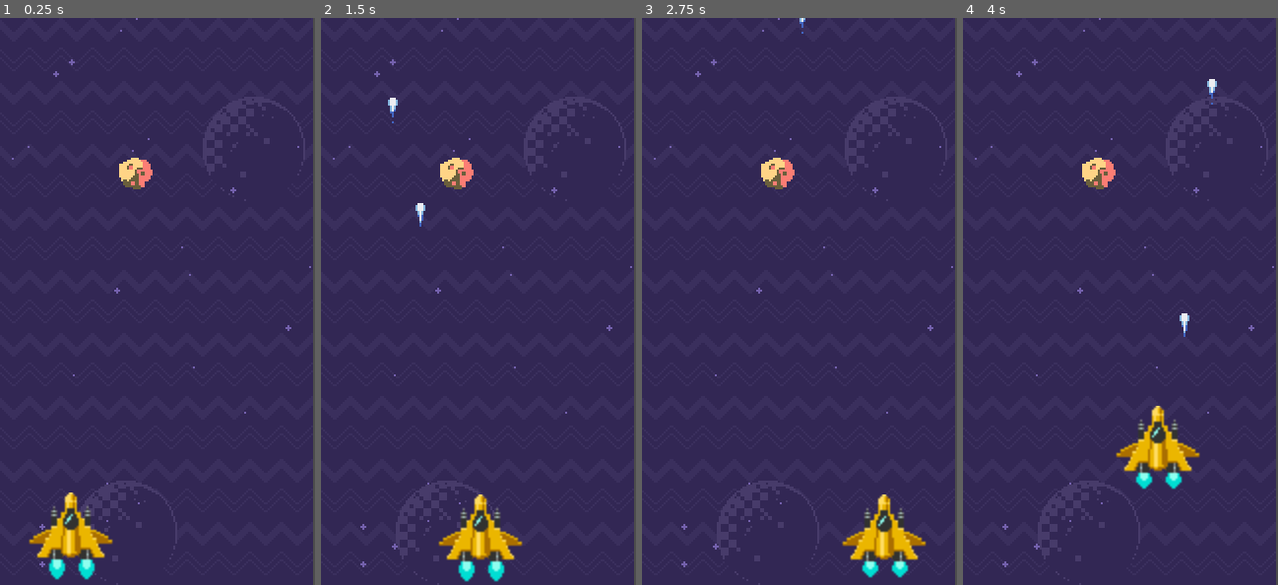
Above: before the commit, frames 1-4 (left to right).
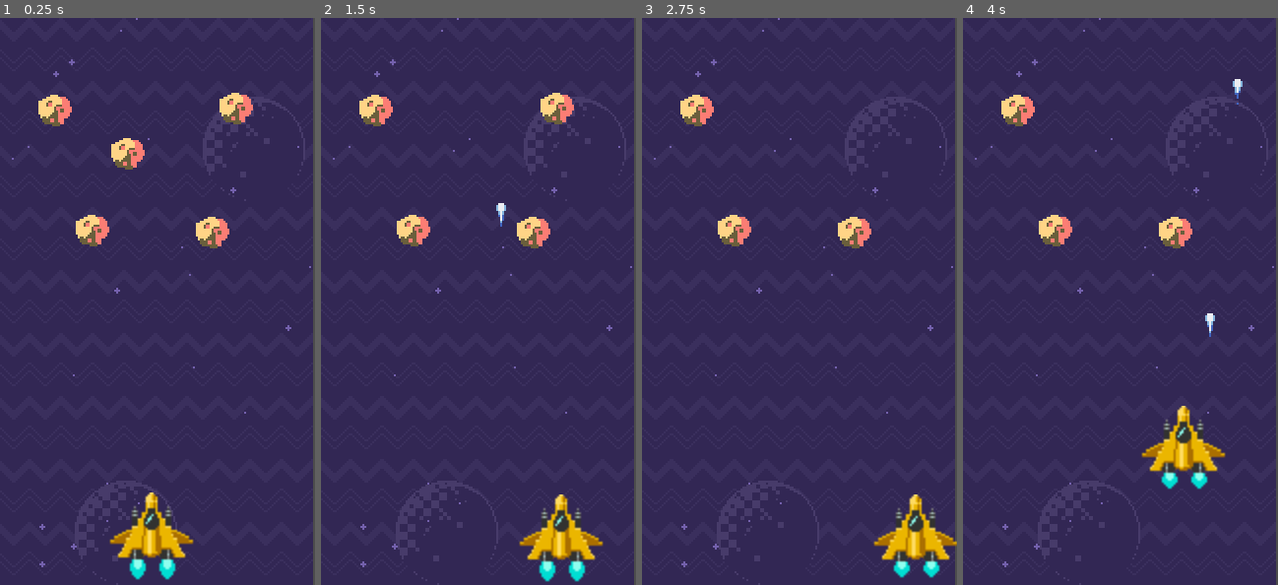
Above: after the commit, the same moments.

Repository: mateusaraujo1/astro-survivor
Game: Godot game, scene res://scenes/game.tscn
The game is run twice, just before and just after one commit, with the same random seed, the same clock (stepped at 60 frames per second) and the same inputs. The project has no main scene, so this scene is started directly.
Inputs:
- Up to frame 1 (0.25 s): no input
- Up to frame 2 (1.5 s): tap Enter (ui_accept) at 0.5, 0.77 s; hold Right (ui_right) 0.53-1.28 s; hold Down (ui_down) from 1.28 s (still down)
- Up to frame 3 (2.75 s): tap Enter (ui_accept) at 1.52 s; release Down (ui_down) at 2.03 s; hold Right (ui_right) from 2.03 s (still down)
- Up to frame 4 (4 s): release Right (ui_right) at 2.78 s; hold Up (ui_up) 2.78-3.53 s; tap Enter (ui_accept) at 3.02, 3.77 s; hold Left (ui_left) from 3.53 s (still down)

The runs differ from the first frame. In frame 1, 6.5% of the frame differs, in the area x 9-81%, y 13-100%; in frame 2, 6.3%; in frame 3, 4.5%; in frame 4, 4.7%.

Commit message:
a07: asteroide some ao colidir com laser

Diff:
--- a/scenes/asteroide.tscn
+++ b/scenes/asteroide.tscn
@@ -1,10 +1,12 @@
-[gd_scene load_steps=3 format=2]
+[gd_scene load_steps=4 format=2]
 
 [ext_resource path="res://sprites/asteroids/asteroid-1.png" type="Texture" id=1]
+[ext_resource path="res://scripts/asteroide.gd" type="Script" id=2]
 
 [sub_resource type="CircleShape2D" id=1]
 
 [node name="asteroide" type="Node2D"]
+script = ExtResource( 2 )
 
 [node name="asteroid-1" type="Sprite" parent="."]
 texture = ExtResource( 1 )
@@ -15,3 +17,4 @@
 
 [node name="shape" type="CollisionShape2D" parent="area"]
 shape = SubResource( 1 )
+[connection signal="area_entered" from="area" to="." method="_on_area_area_entered"]
--- a/scenes/game.tscn
+++ b/scenes/game.tscn
@@ -17,13 +17,12 @@
 	COLOR = texture(TEXTURE, UV + (vec2(0, -1f) * TIME * velocidade) + vec2(deslocamento, 0));
 }"
 
-[sub_resource type="ShaderMaterial" id=3]
-shader = SubResource( 2 )
+[sub_resource type="ShaderMaterial" id=2]
+shader = SubResource( 1 )
 shader_param/velocidade = 1.0
 shader_param/deslocamento = 0.0
 
-[sub_resource type="Animation" id=1]
-resource_name = "fogo"
+[sub_resource type="Animation" id=3]
 length = 0.2
 loop = true
 tracks/0/type = "value"
@@ -42,14 +41,14 @@
 [node name="game" type="Node2D"]
 
 [node name="background" type="Sprite" parent="."]
-material = SubResource( 3 )
+material = SubResource( 2 )
 position = Vector2( -1, 0 )
 texture = ExtResource( 1 )
 centered = false
 script = ExtResource( 4 )
 
 [node name="ship" type="Node2D" parent="."]
-position = Vector2( 36, 265 )
+position = Vector2( 77, 265 )
 script = ExtResource( 3 )
 __meta__ = {
 "_edit_group_": true
@@ -61,10 +60,22 @@
 
 [node name="anim" type="AnimationPlayer" parent="ship"]
 autoplay = "fogo"
-anims/fogo = SubResource( 1 )
+anims/fogo = SubResource( 3 )
 
 [node name="blaster" type="Position2D" parent="ship"]
 position = Vector2( 0, -29 )
 
 [node name="asteroide" parent="." instance=ExtResource( 5 )]
-position = Vector2( 69, 79 )
+position = Vector2( 65, 69 )
+
+[node name="asteroide5" parent="." instance=ExtResource( 5 )]
+position = Vector2( 47, 108 )
+
+[node name="asteroide2" parent="." instance=ExtResource( 5 )]
+position = Vector2( 28, 47 )
+
+[node name="asteroide3" parent="." instance=ExtResource( 5 )]
+position = Vector2( 120, 46 )
+
+[node name="asteroide4" parent="." instance=ExtResource( 5 )]
+position = Vector2( 108, 109 )
--- /dev/null
+++ b/scripts/asteroide.gd
@@ -0,0 +1,15 @@
+extends Node2D
+
+
+func _ready():
+	pass
+
+
+
+func _process(delta):
+	pass
+
+
+func _on_area_area_entered(area):
+	queue_free()
+#asteroide some se bater em algo
--- a/scripts/laser.gd
+++ b/scripts/laser.gd
@@ -17,7 +17,7 @@
 	queue_free()
 
 
-#esse sinal executa quando o laser bater no asteroide
+#esse sinal executa quando o laser bater em algo (no asteroide)
 func _on_area_area_entered(area):
-	pass
+	queue_free()
 #em collision: layer é quem eu sou, mask é em quem eu bato
Not shown: 1 places in scenes/game.tscn that only renumber resources
